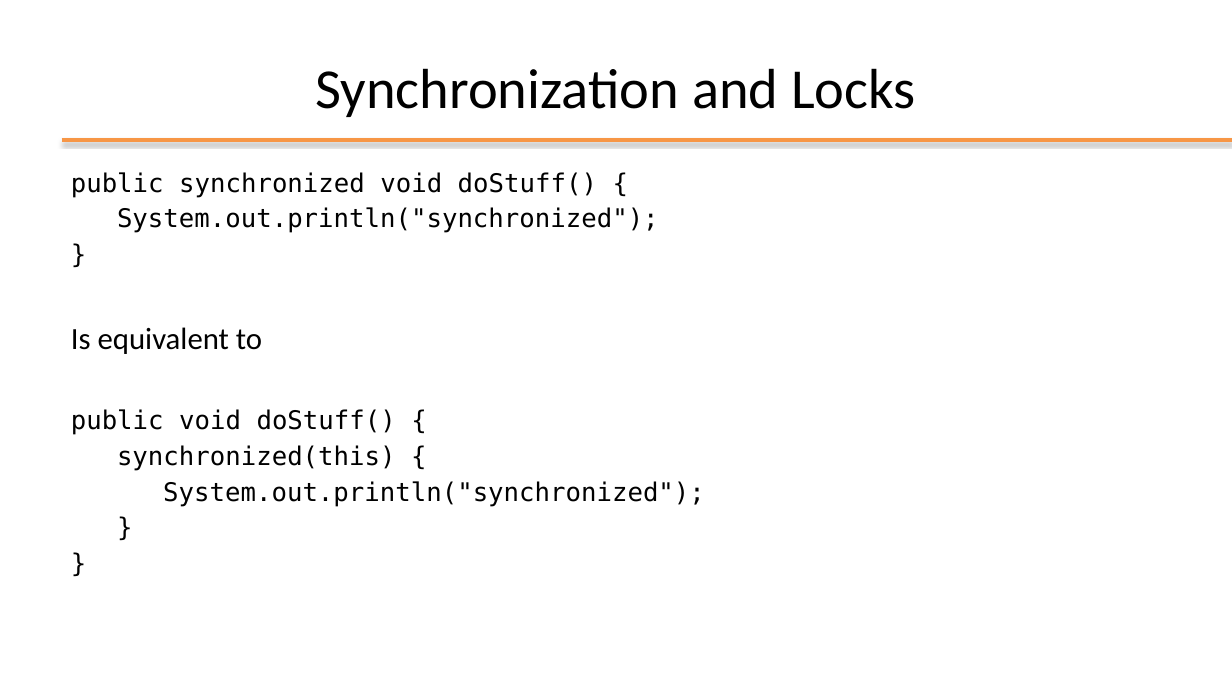
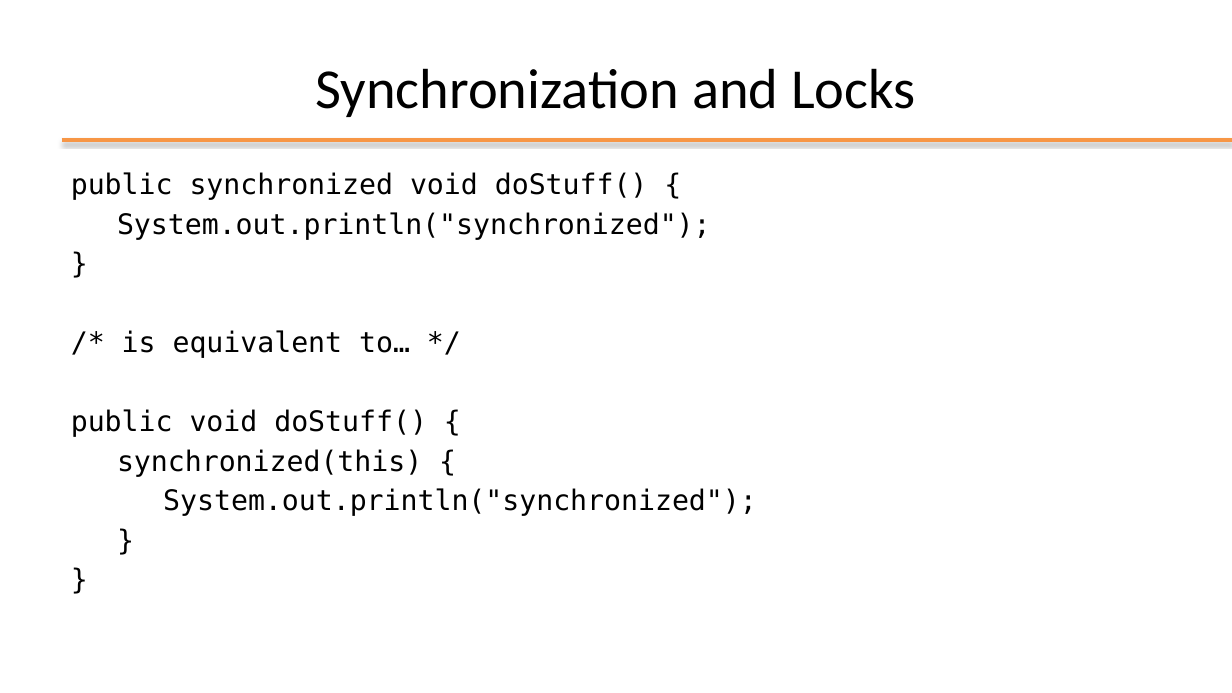
Before and after one commit to plctechnician/ooprogramming, a slide deck: slide 45 of java/slides/ppt/08 - Java Multi-Threading.pptx (slide 46 before the commit). Drawn at 1232x693 pixels with LibreOffice and Linux fonts; fonts in the diff are those of the drawing; background and template pictures are left out. Boxes give left, top, right and bottom in pixels: in the first picture for what was removed or moved away, otherwise in the second. Text is boxed around its words. In the diff, an @@ line names an element or a change of style, - is before the commit and + after.

```diff
--- a/java/slides/ppt/08 - Java Multi-Threading.pptx
+++ b/java/slides/ppt/08 - Java Multi-Threading.pptx
@@ text at (x1=71, y1=172, x2=757, y2=516): size 20 to 22 pt in "public synchronized void doStuff() {", "System.out.println("synchronized");", "}", "public void doStuff() {" and 4 more places @@
@@ text at (x1=122, y1=330, x2=410, y2=358): text changed; size 24 to 22 pt; font Calibri to DejaVu Sans Mono @@
-Is equivalent to
+/* is equivalent to… */
```
Also in this commit, not shown: 5 other slides changed, 1 slide removed, 15 other files.
